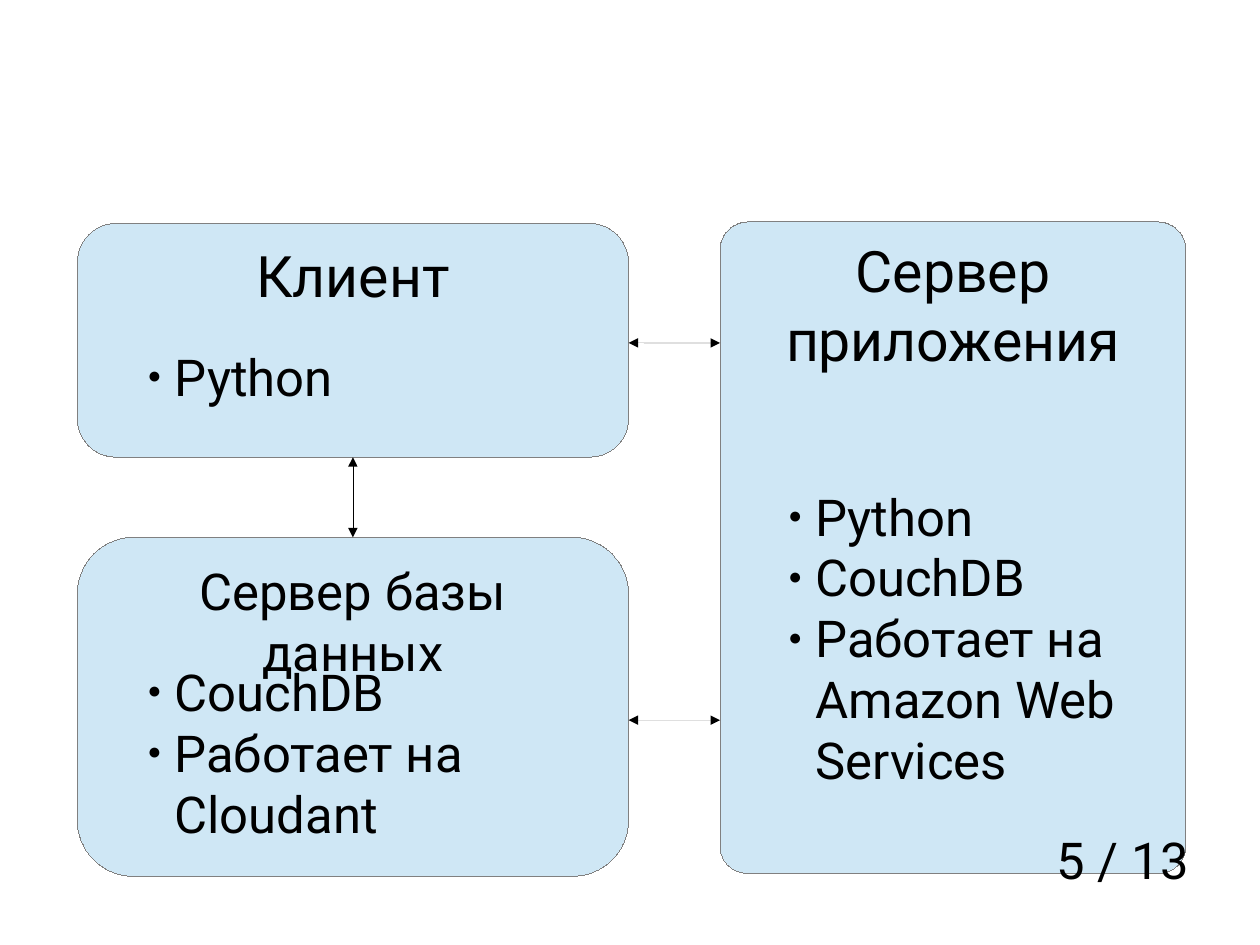
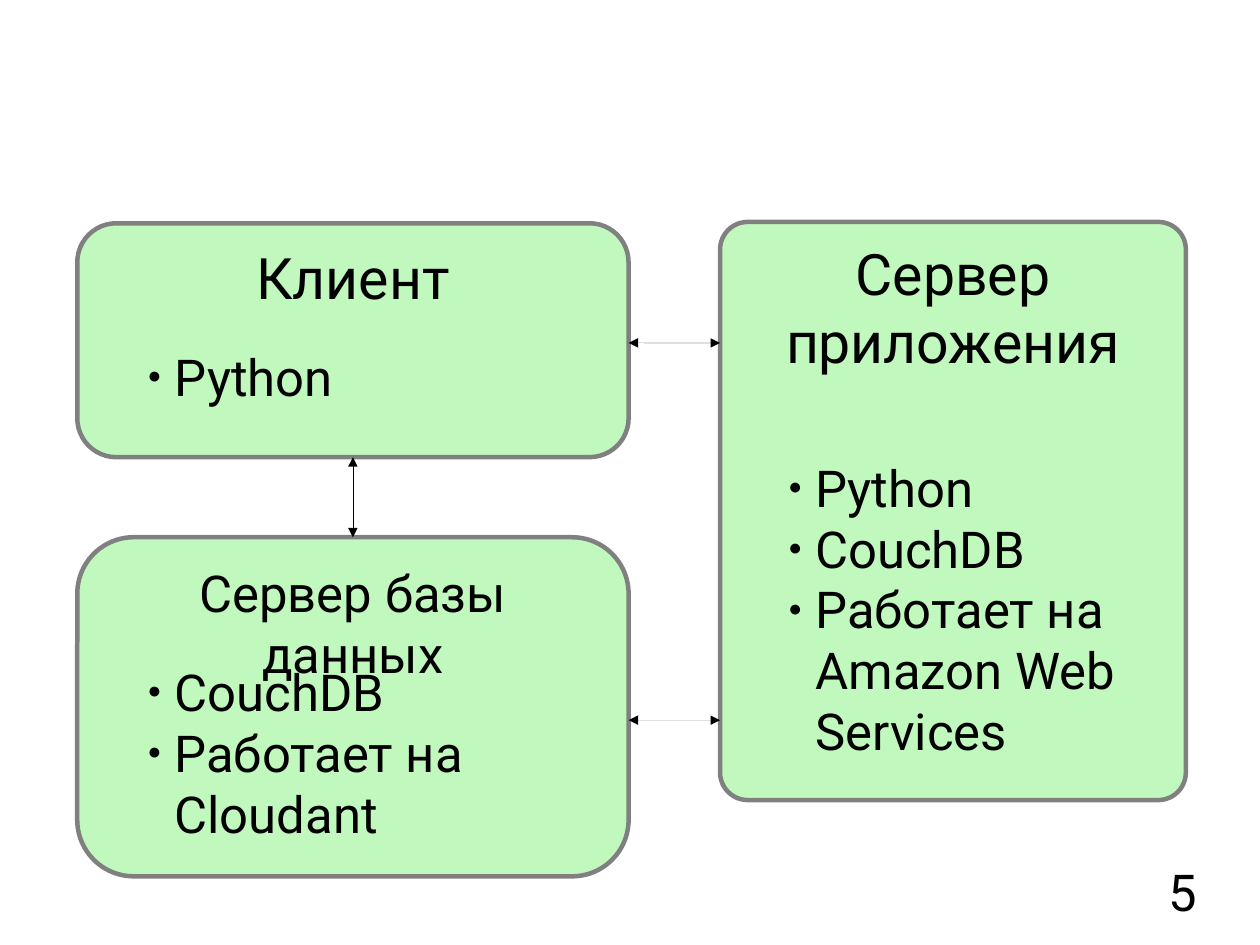
Before and after one commit to mkpankov/adaptor, a slide deck: slide 5 of diploma/defense/keynote.odp. Drawn at 1260x945 pixels with LibreOffice and Linux fonts; fonts in the diff are those of the drawing; background and template pictures are left out. Boxes give left, top, right and bottom in pixels: in the first picture for what was removed or moved away, otherwise in the second. Text is boxed around its words. In the diff, an @@ line names an element or a change of style, - is before the commit and + after.

```diff
--- a/diploma/defense/keynote.odp
+++ b/diploma/defense/keynote.odp
@@ fill #CFE7F5 to #84F27F at 50% opacity; outline #808080 0 pt to #808080 2.83 pt in 3 elements at box(78, 223, 629, 457), box(78, 537, 629, 877), box(720, 222, 1187, 800) @@
@@ freeform shape "Сервер приложения": place and size @@
-freeform shape "Сервер приложения" at box(720, 222, 1187, 874)
+freeform shape "Сервер приложения" at box(720, 222, 1187, 800)
@@ text "Python": place and size @@
-text "Python" at box(815, 498, 1115, 780)
+text "Python" at box(815, 469, 1115, 751)
@@ page number at box(1168, 875, 1197, 912): text changed @@
-5 / 13
+5
```
Also in this commit, not shown: 8 other slides changed, 4 slides added, 1 slide removed, 2 other files.
